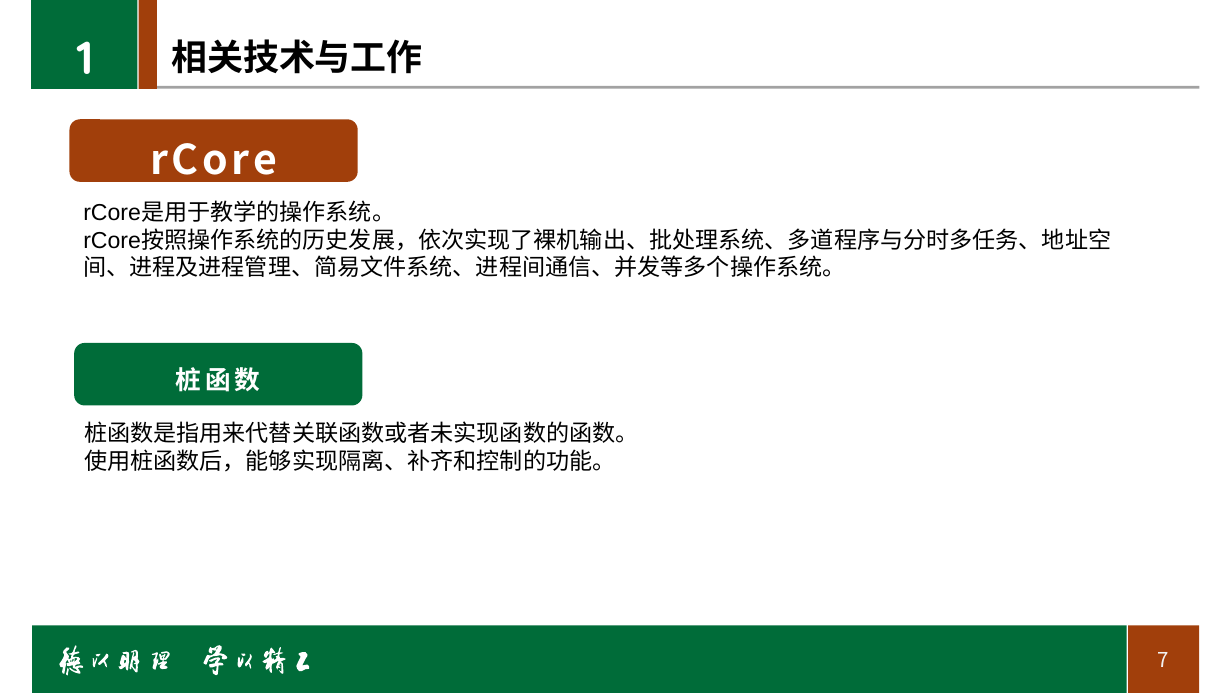
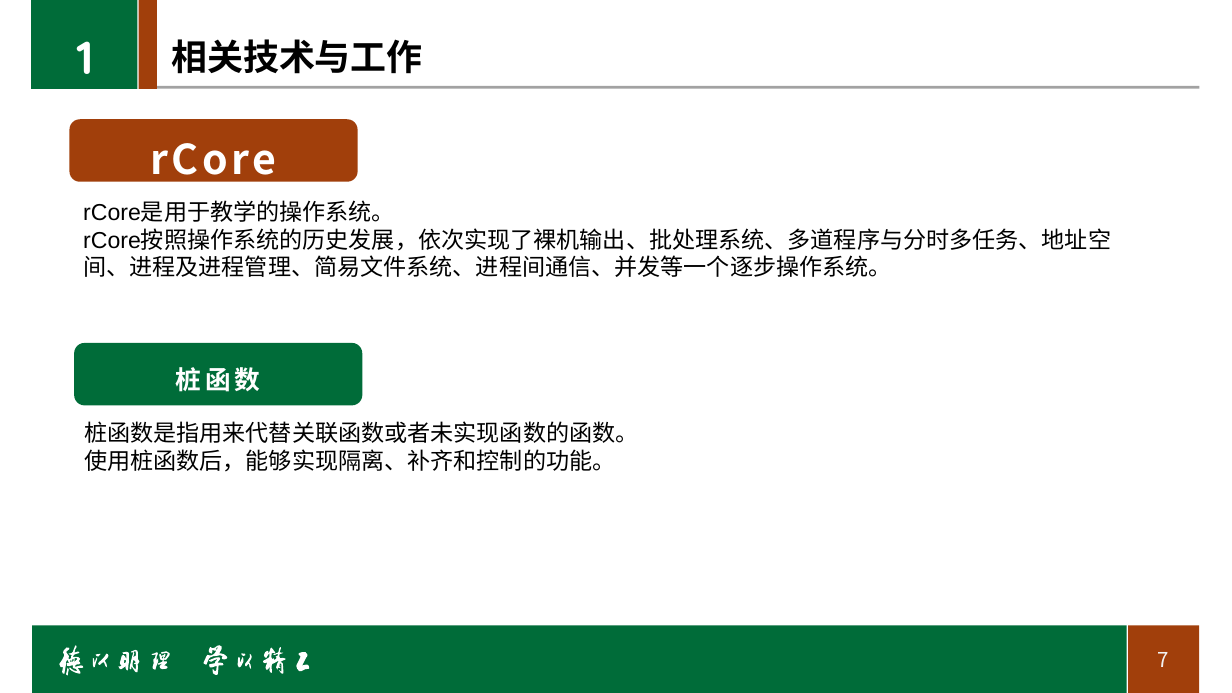
Before and after one commit to shiwenlong12/rcore_module1, a slide deck: slide 7 of Related_documents/答辩报告.pptx. Drawn at 1232x693 pixels with LibreOffice and Linux fonts; fonts in the diff are those of the drawing; background and template pictures are left out. Boxes give left, top, right and bottom in pixels: in the first picture for what was removed or moved away, otherwise in the second. Text is boxed around its words. In the diff, an @@ line names an element or a change of style, - is before the commit and + after.

```diff
--- a/Related_documents/答辩报告.pptx
+++ b/Related_documents/答辩报告.pptx
@@ text at bbox=[83, 229, 1111, 277]: text changed @@
-rCore按照操作系统的历史发展，依次实现了裸机输出、批处理系统、多道程序与分时多任务、地址空间、进程及进程管理、简易文件系统、进程间通信、并发等多个操作系统。
+rCore按照操作系统的历史发展，依次实现了裸机输出、批处理系统、多道程序与分时多任务、地址空间、进程及进程管理、简易文件系统、进程间通信、并发等一个逐步操作系统。
```
Also in this commit, not shown: 31 other slides changed, 1 slide added, 1 slide removed, 7 other files.
